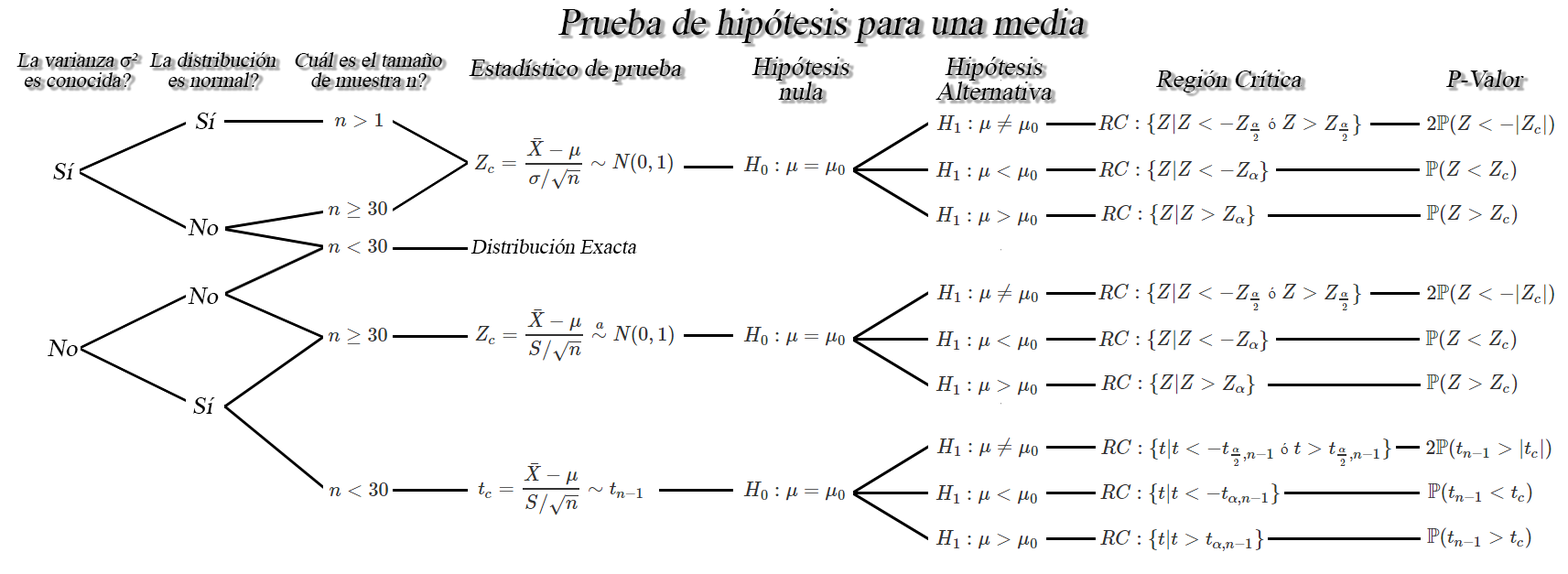
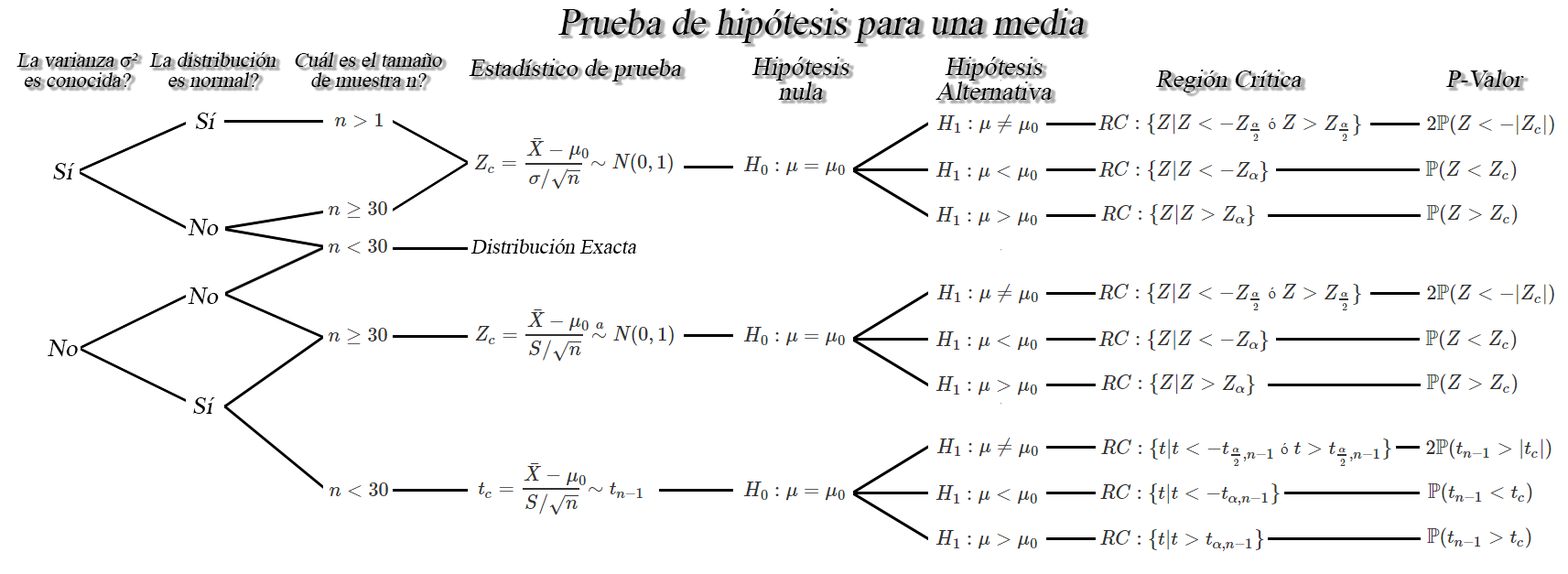
Layers edited between the first and the second 1568x574 image:
added layer "Capa 41 copia 2" above "Capa 41 copia" over (565, 471, 587, 486)
added layer "Capa 41 copia" above "Capa 27" over (568, 317, 590, 331)
added layer "Capa 41" above "Capa 21" over (568, 145, 590, 159)
